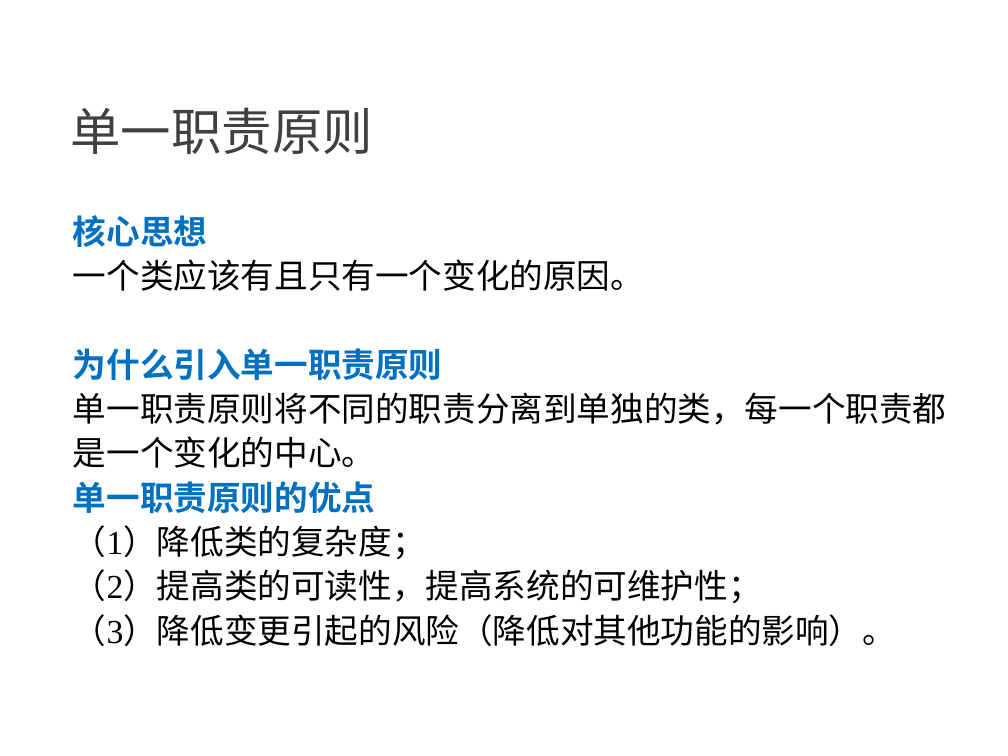
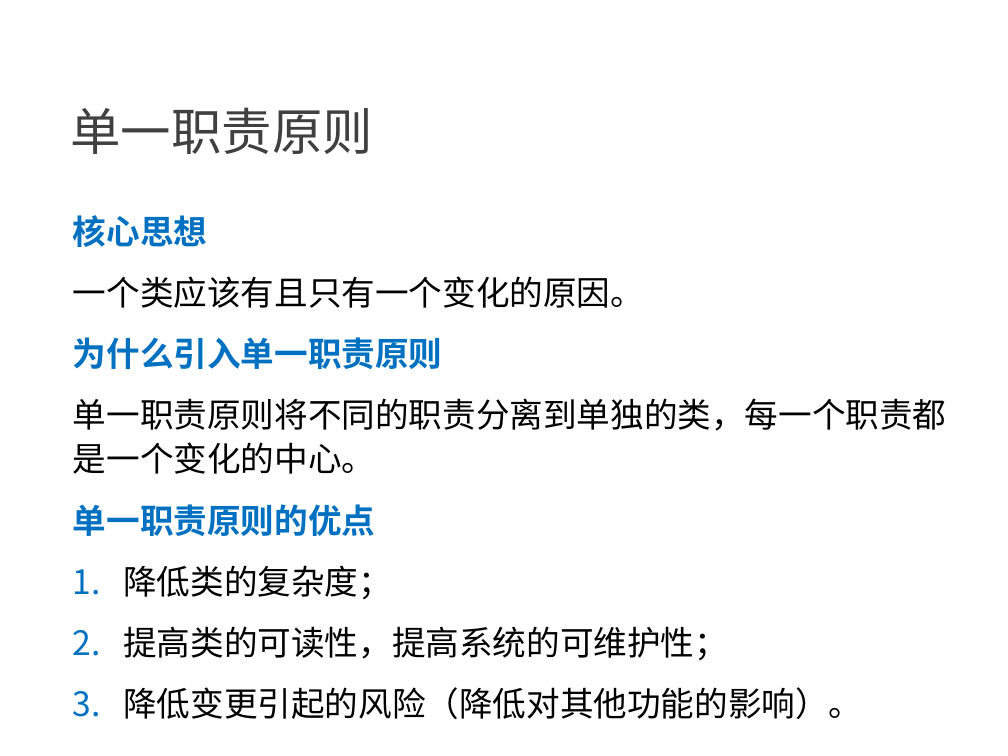
Before and after one commit to NewGr8Player/My-PPT, a slide deck: slide 10 of Design pattern/23种设计模式详解.pptx. Drawn at 1008x756 pixels with LibreOffice and Linux fonts; fonts in the diff are those of the drawing. Boxes give left, top, right and bottom in pixels: in the first picture for what was removed or moved away, otherwise in the second. Text is boxed around its words. In the diff, an @@ line names an element or a change of style, - is before the commit and + after.

```diff
--- a/Design pattern/23种设计模式详解.pptx
+++ b/Design pattern/23种设计模式详解.pptx
@@ text at (73,215,947,536): more space between paragraphs @@
@@ text at (123,565,862,719): text changed @@
-（1）降低类的复杂度；
-（2）提高类的可读性，提高系统的可维护性；
-（3）降低变更引起的风险（降低对其他功能的影响）。
+1. 降低类的复杂度；
+2. 提高类的可读性，提高系统的可维护性；
+3. 降低变更引起的风险（降低对其他功能的影响）。
```
Also in this commit, not shown: 27 other slides changed.
